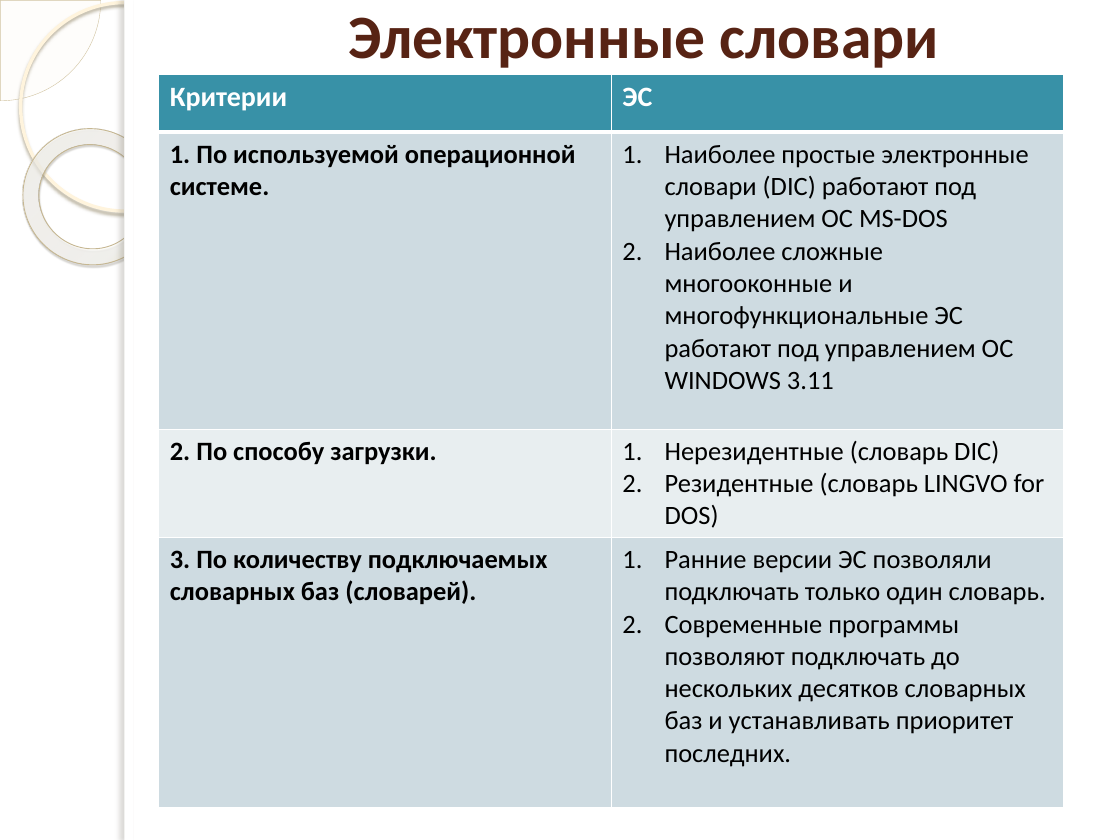
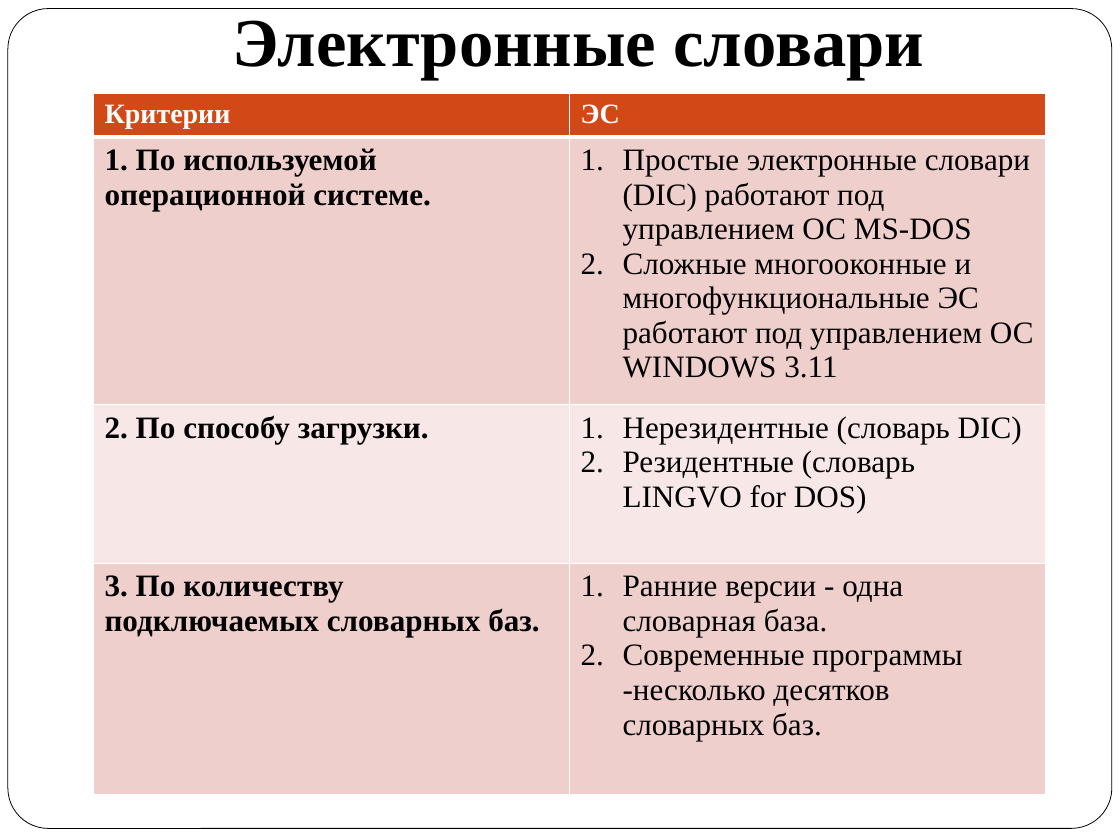
Before and after one commit to AnnaOnuchina/-, a slide deck: slide 9 of Курсовая Машинный перевод.pptx. Drawn at 1120x840 pixels with LibreOffice and Linux fonts; fonts in the diff are those of the drawing; background and template pictures are left out. Boxes give left, top, right and bottom in pixels: in the first picture for what was removed or moved away, otherwise in the second. Text is boxed around its words. In the diff, an @@ line names an element or a change of style, - is before the commit and + after.

```diff
--- a/Курсовая Машинный перевод.pptx
+++ b/Курсовая Машинный перевод.pptx
@@ pie slice (boxed as its full ellipse) removed at (0, 0, 101, 101) @@
@@ rounded rectangle added at (8, 9, 1112, 829), fill #FFFFFF, outline #000000 0.5 pt @@
@@ ellipse removed at (20, 2, 228, 211) @@
@@ title "Электронные словари": place and size @@
-title "Электронные словари" at (348, 17, 939, 68)
+title "Электронные словари" at (232, 20, 924, 79)
@@ title "Электронные словари" at (232, 20, 924, 79): size 39.6 to 44.1 pt, font Calibri to Times New Roman, text colour #572314 to #000000; vertical alignment middle to bottom @@
@@ rectangle removed at (124, 0, 1120, 840) @@
@@ rectangle removed at (124, 0, 133, 840) @@
@@ donut removed at (0, 101, 187, 292) @@
@@ table at (93, 93, 1045, 806) @@
-row 2, column 2: Наиболее простые электронные словари (DIC) работают под управлением ОС MS-DOS / Наиболее сложные многооконные и многофункциональные ЭС работают под управлением ОС WINDOWS 3.11
+row 2, column 2: Простые электронные словари (DIC) работают под управлением ОС MS-DOS / Сложные многооконные и многофункциональные ЭС работают под управлением ОС WINDOWS 3.11
-row 4, column 1: 3. По количеству подключаемых словарных баз (словарей).
+row 4, column 1: 3. По количеству подключаемых словарных баз.
-row 4, column 2: Ранние версии ЭС позволяли подключать только один словарь. / Современные программы позволяют подключать до нескольких десятков словарных баз и устанавливать приоритет последних.
+row 4, column 2: Ранние версии - одна словарная база. / Современные программы -несколько десятков словарных баз.
@@ fill #3891A7 to #D34817 in row 1 @@
@@ fill #CEDCE1 to #EFCFCC in 4 cells @@
@@ fill #E8EEF1 to #F7E9E8 in row 3 @@
@@ font Calibri to Times New Roman in "Критерии", "ЭС", "1. По используемой операционной системе.", "2. По способу загрузки." and 2 more places @@
@@ size 17 to 20 pt in "1. По используемой операционной системе.", "2. По способу загрузки.", "Нерезидентные (словарь DIC)", "Резидентные (словарь LINGVO for DOS)" @@
@@ table: place and size @@
-table at (159, 75, 1064, 833)
+table at (93, 93, 1045, 806)
```
Also in this commit, not shown: 12 other slides changed.
